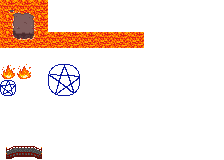
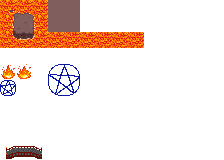
Comparing the layer stacks of the two 224×160 images. Changes:
added layer "Calque de dessin 7" above "Calque de dessin 6" over [48, 0, 80, 32]
